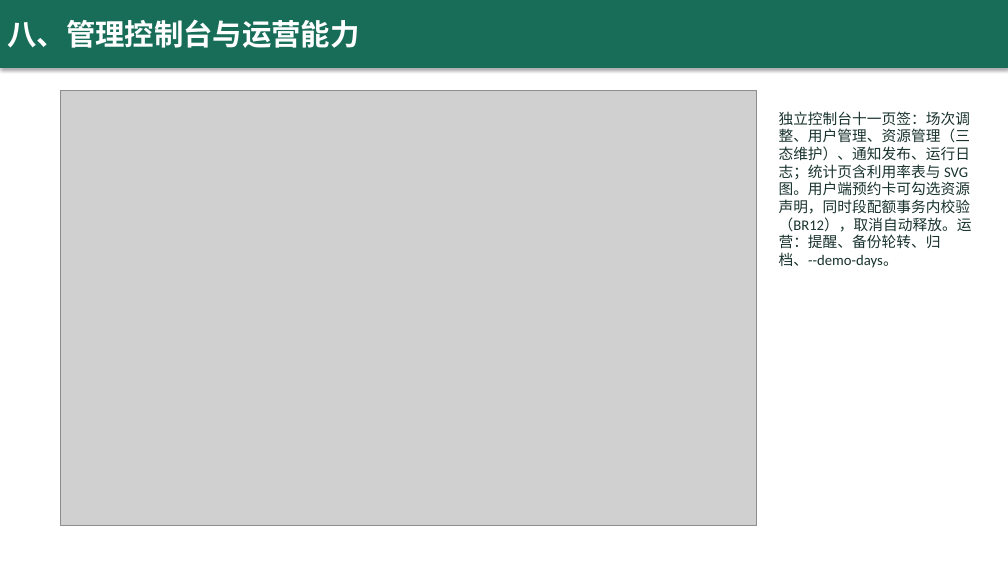
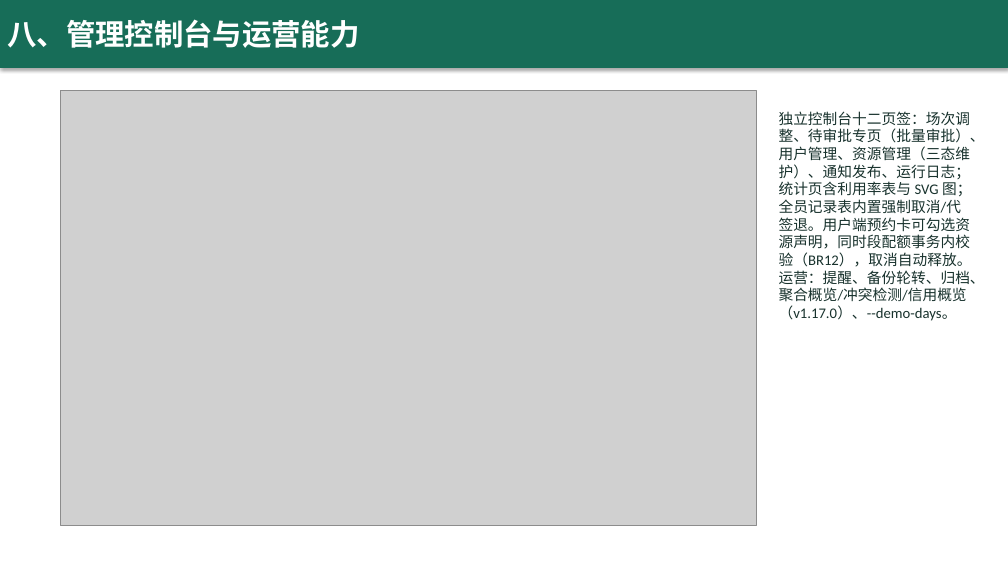
Before and after one commit to yq6666-66/lab-booking-system, a slide deck: slide 9 of docs/thesis/答辩演示.pptx. Drawn at 1008x567 pixels with LibreOffice and Linux fonts; fonts in the diff are those of the drawing; grey boxes stand for pictures. Boxes give left, top, right and bottom in pixels: in the first picture for what was removed or moved away, otherwise in the second. Text is boxed around its words. In the diff, an @@ line names an element or a change of style, - is before the commit and + after.

```diff
--- a/docs/thesis/答辩演示.pptx
+++ b/docs/thesis/答辩演示.pptx
@@ text at bbox=[779, 111, 985, 321]: text changed @@
-独立控制台十一页签：场次调整、用户管理、资源管理（三态维护）、通知发布、运行日志；统计页含利用率表与 SVG 图。用户端预约卡可勾选资源声明，同时段配额事务内校验（BR12），取消自动释放。运营：提醒、备份轮转、归档、--demo-days。
+独立控制台十二页签：场次调整、待审批专页（批量审批）、用户管理、资源管理（三态维护）、通知发布、运行日志；统计页含利用率表与 SVG 图；全员记录表内置强制取消/代签退。用户端预约卡可勾选资源声明，同时段配额事务内校验（BR12），取消自动释放。运营：提醒、备份轮转、归档、聚合概览/冲突检测/信用概览（v1.17.0）、--demo-days。
```
Also in this commit, not shown: 2 other slides changed, 3 other files.
